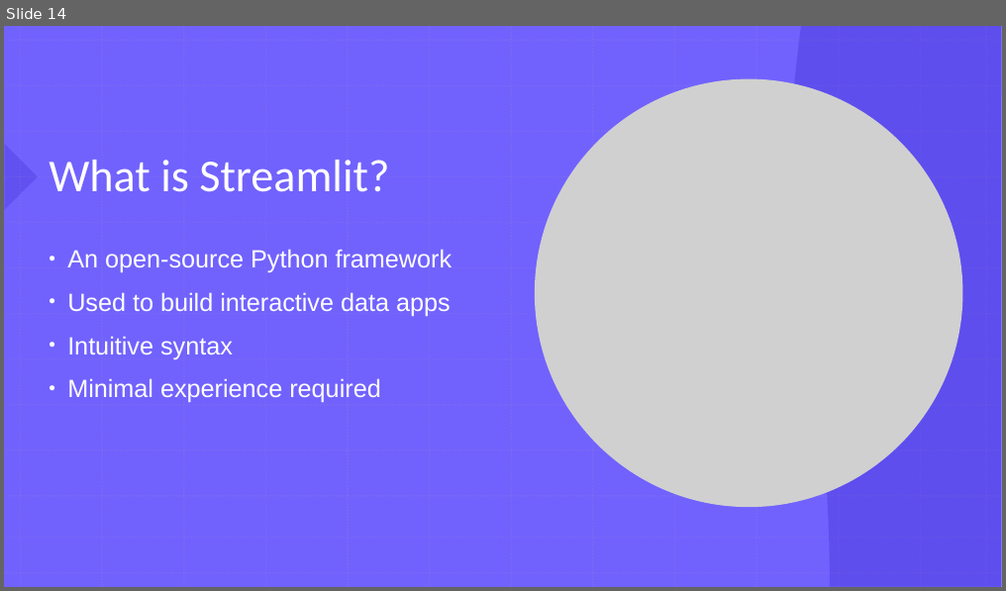
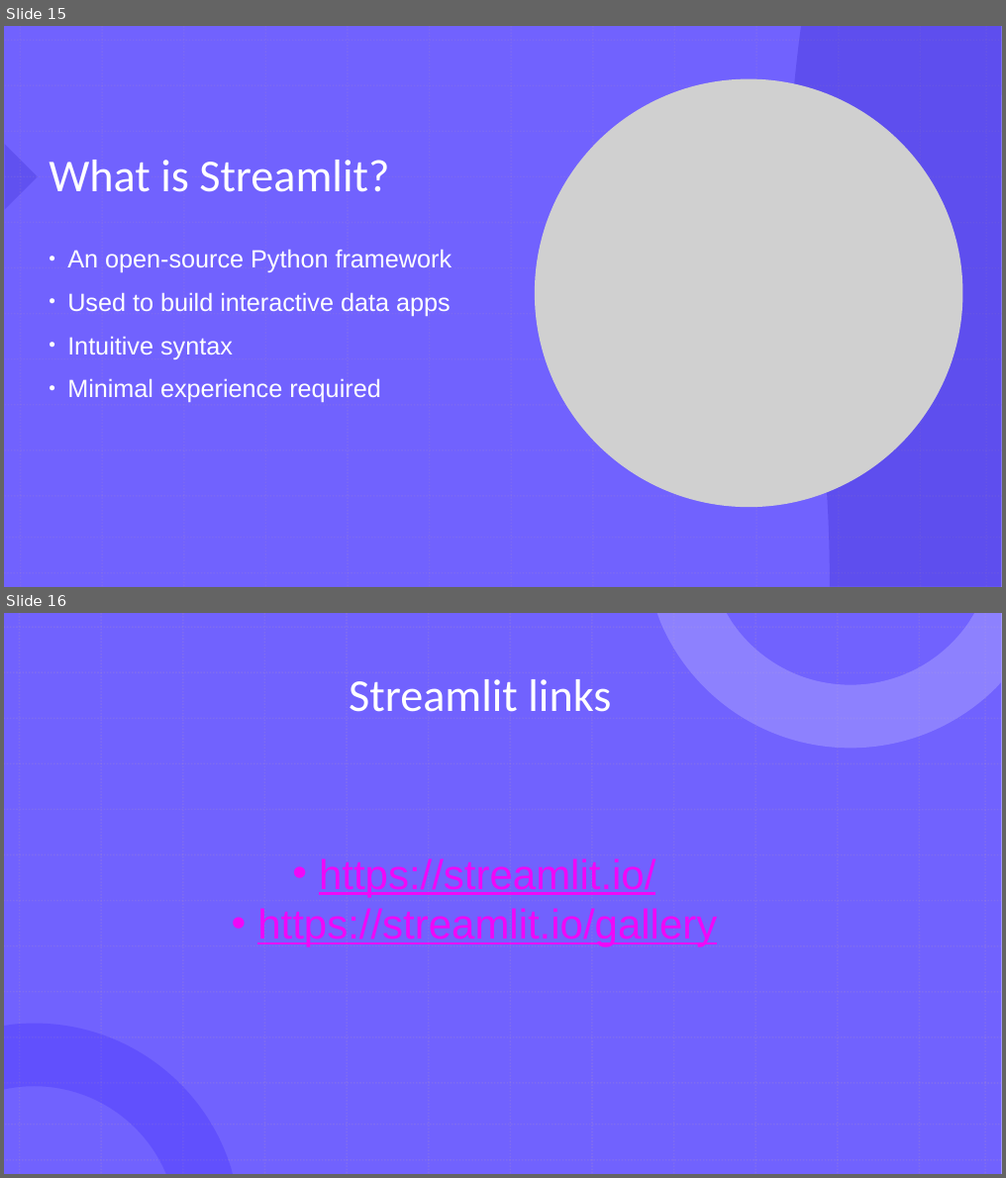
Before and after one commit to Soplicow/streamlit-dash, a slide deck: Dash-Streamlit_Presentation.pptx. Shown one above the other, each under a label of ours: slide 14 before the commit, slides 15 and 16 after it. The pictures are 1006x591 and 1006x1178 pixels, drawn with LibreOffice and Linux fonts; fonts in the diff are those of the drawing; grey boxes stand for pictures. Boxes give left, top, right and bottom in pixels: in the first picture for what was removed or moved away, otherwise in the second. Text is boxed around its words. In the diff, an @@ line names an element or a change of style, - is before the commit and + after.

Commit message:
Feat: streamlit_tutorial.md, streamlit presentation part, tasks, minor changes in graph.py, meteorites.py Copied customers.csv to streamlit folder for ease of access

```diff
--- a/Dash-Streamlit_Presentation.pptx
+++ b/Dash-Streamlit_Presentation.pptx
@@ slide 16 added at [4, 613, 1002, 1174], background #FFFFFF; not listed: 28 template elements that a slide beside it also shows @@
@@ rectangle added at [4, 613, 1002, 1174], fill #7162FE @@
@@ title added at [349, 679, 611, 712], 44 pt, text #FFFFFF @@
+Streamlit links
@@ text added at [257, 859, 717, 947], 40 pt, text #EF08F7, underline @@
+• https://streamlit.io/
+• https://streamlit.io/gallery
@@ what was slide 14 is now slide 15 @@
```
Also in this commit, not shown: 4 slides changed, 3 other slides added, 12 other files.
